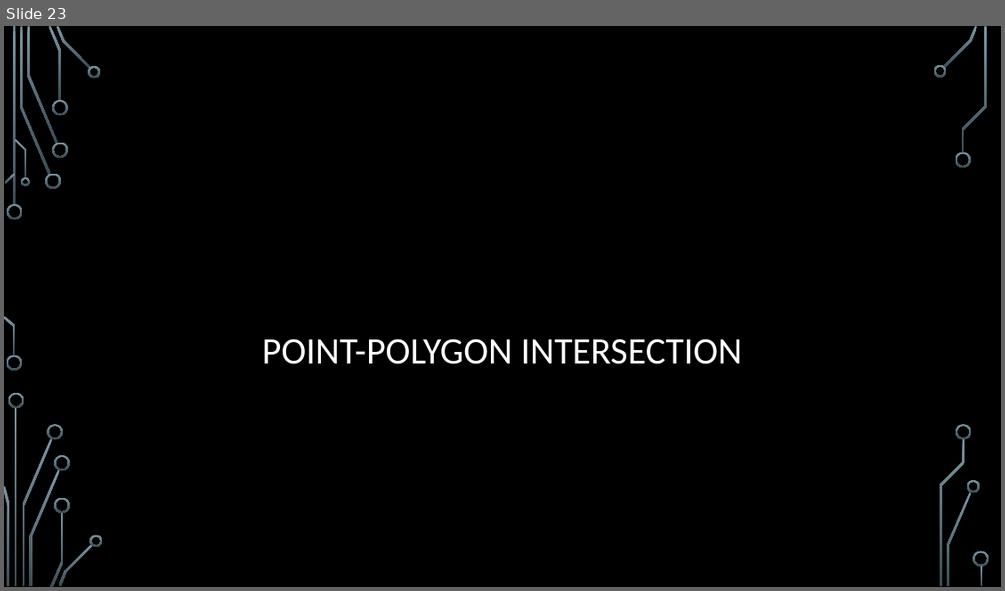
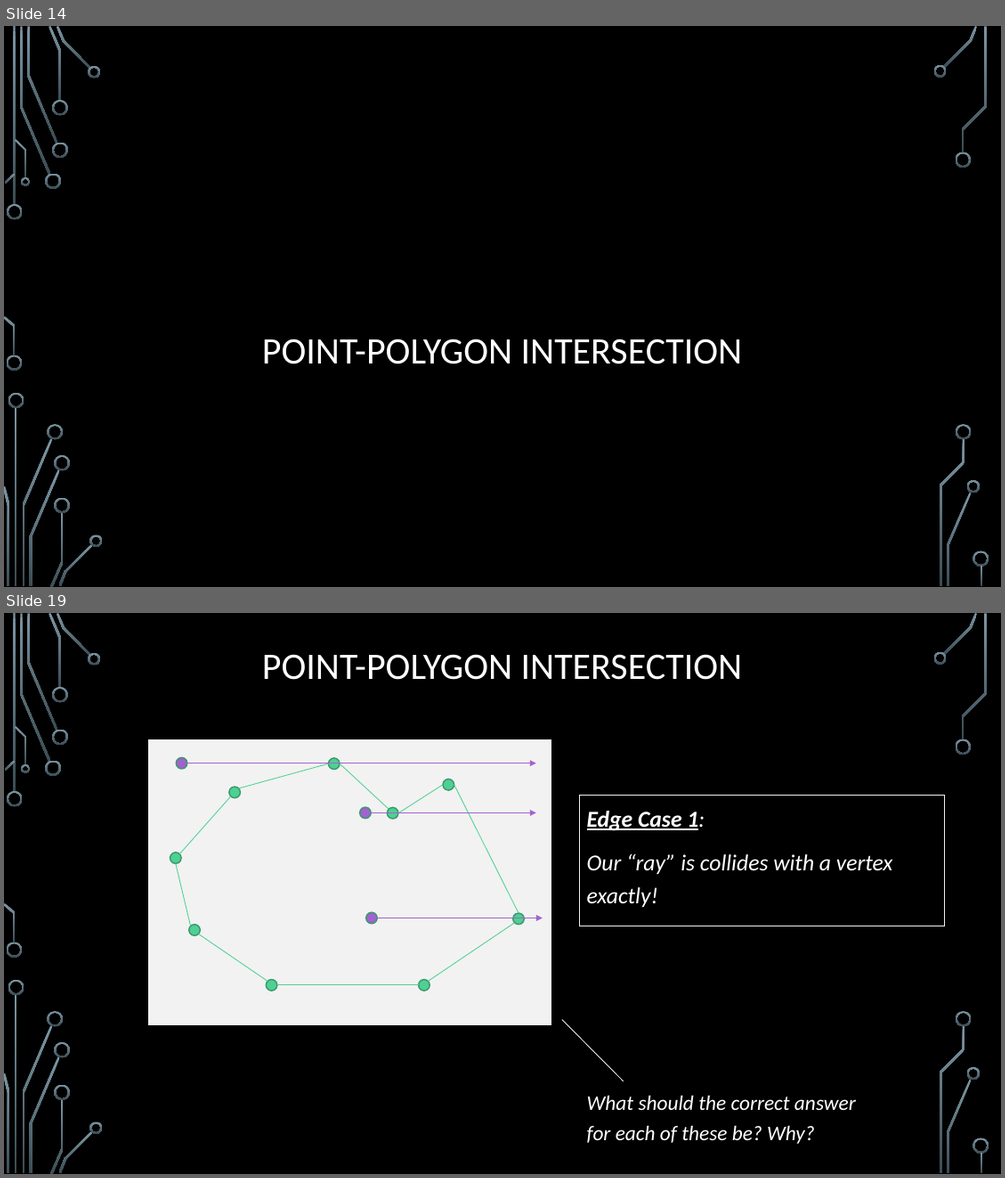
Before and after one commit to janiceeguo/advAlgo, a slide deck: slides/ComputationalGeom-part1-Intersections.pptx. Shown one above the other, each under a label of ours: slide 23 before the commit, slides 14 and 19 after it; the slides between them are not shown. The pictures are 1005x591 and 1005x1178 pixels, drawn with LibreOffice and Linux fonts; fonts in the diff are those of the drawing; background and template pictures are left out. Boxes give left, top, right and bottom in pixels: in the first picture for what was removed or moved away, otherwise in the second. Text is boxed around its words. In the diff, an @@ line names an element or a change of style, - is before the commit and + after.

```diff
--- a/slides/ComputationalGeom-part1-Intersections.pptx
+++ b/slides/ComputationalGeom-part1-Intersections.pptx
@@ slide 19 added at [4,613,1001,1174], background picture (left out); not listed: 36 template elements that a slide beside it also shows @@
@@ title added at [262,654,743,680], 36 pt, text #FFFFFF @@
+POINT-POLYGON INTERSECTION
@@ rectangle added at [579,795,944,926], outline #F2F2F2 0.75 pt, 22 pt, text #FFFFFF, italic @@
+Edge Case 1:
+Our “ray” is collides with a vertex exactly!
@@ group added at [146,738,552,1027]: 12 ellipses, 9 lines, 3 arrows, 1 rectangle @@
@@ line added from (623, 1081) to (562, 1020), #F2F2F2 0.75 pt @@
@@ text added at [587,1094,856,1143], 20 pt, text #FFFFFF, italic @@
+What should the correct answer for each of these be? Why?
@@ what was slide 23 is now slide 14 @@
```
Also in this commit, not shown: 1 slide changed, 10 other slides added, 2 other files.
